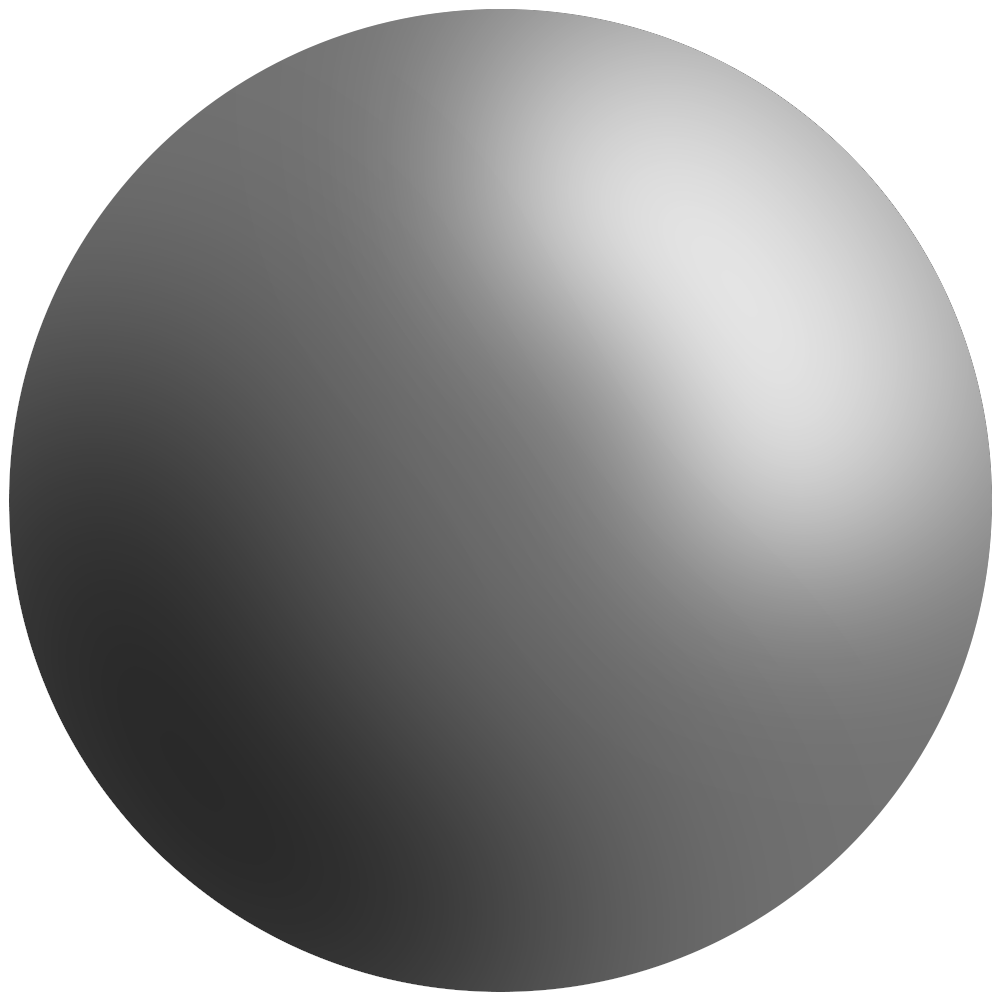
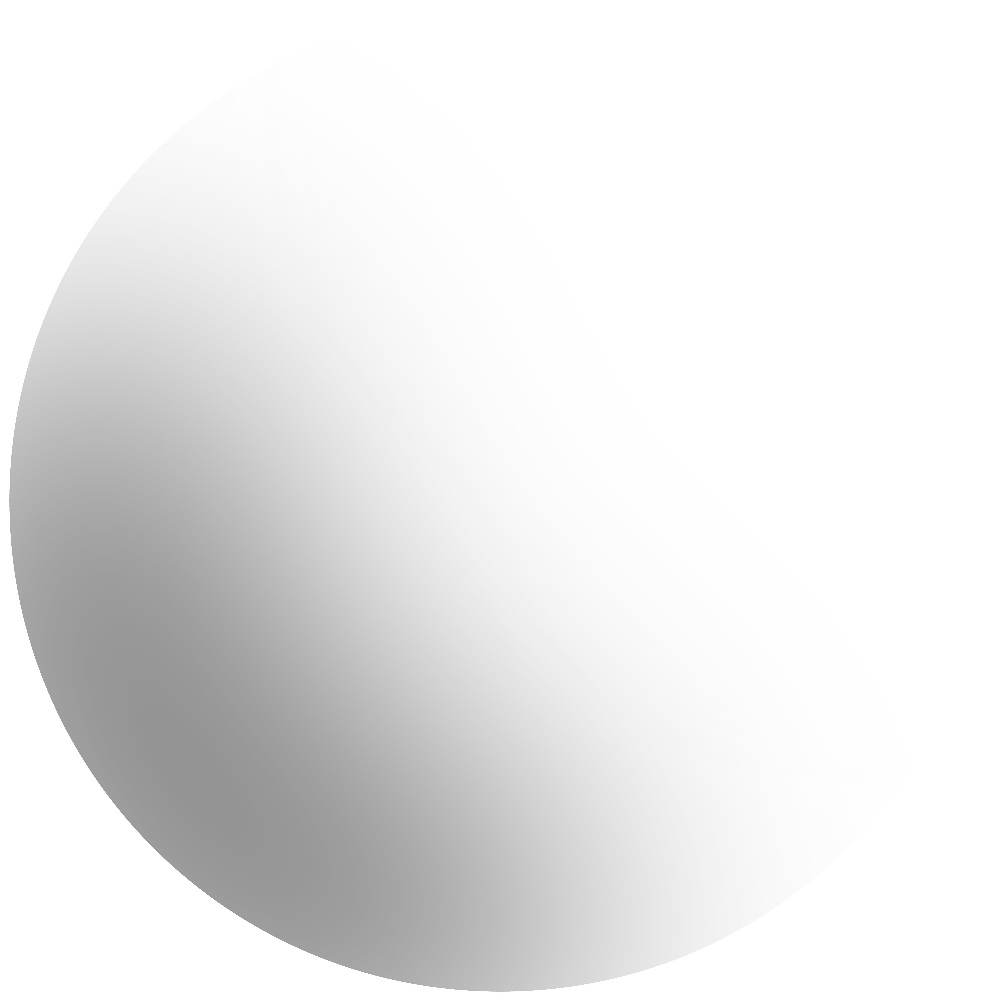
Layered file, before and after one edit (1000x1000). Changes by layer:
"use": opacity 100% → 66% over [9, 9, 992, 992]
painted on "shading" over [9, 168, 737, 992]
hid group "refrencecs" (5 layers) over [9, 9, 992, 992]
